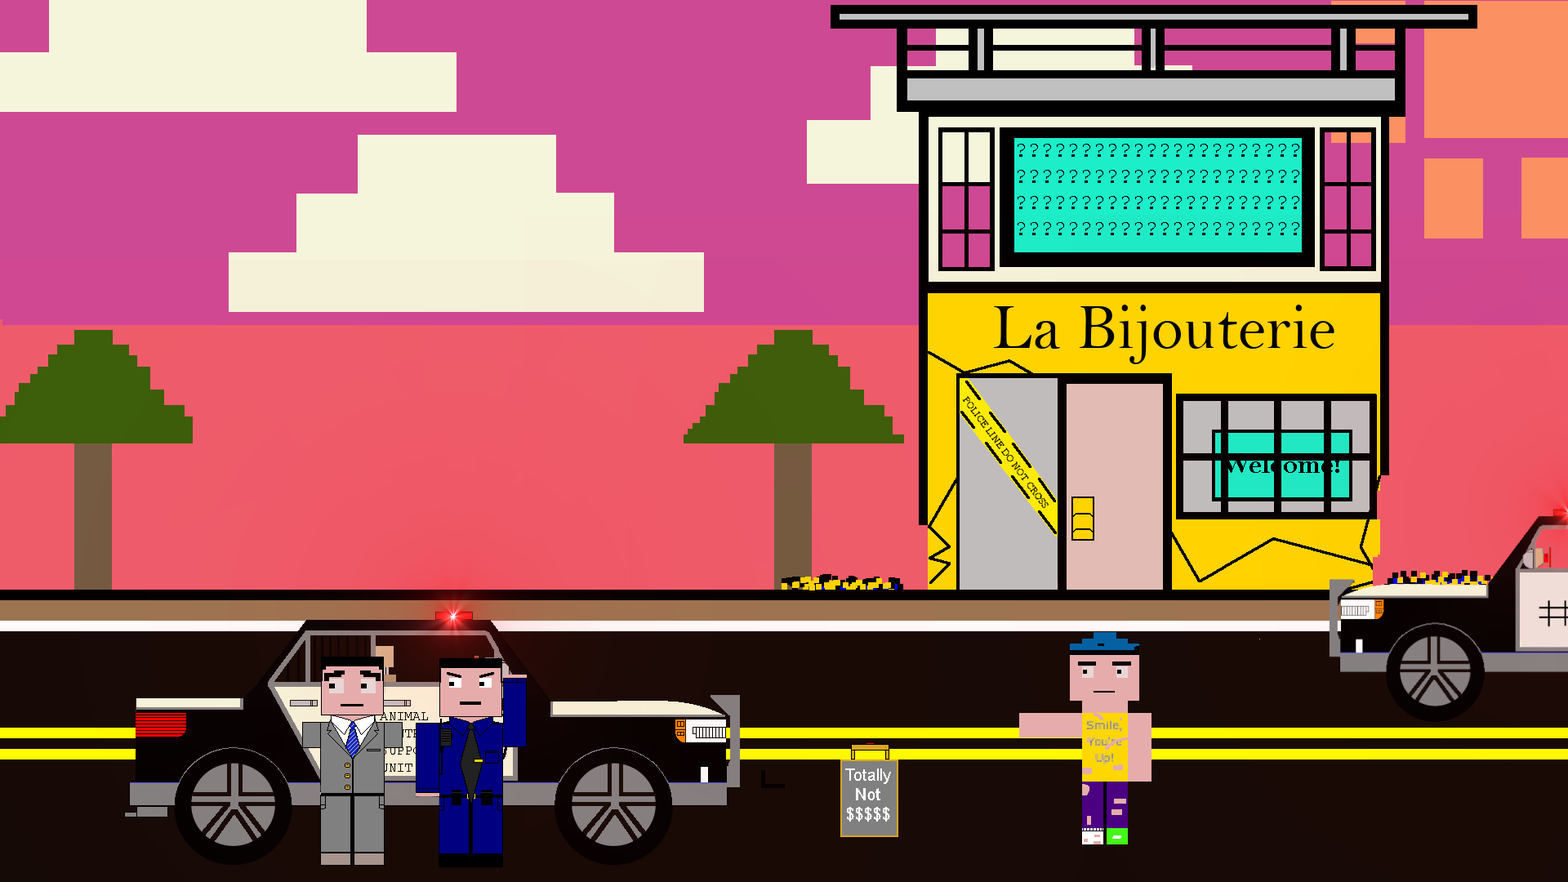
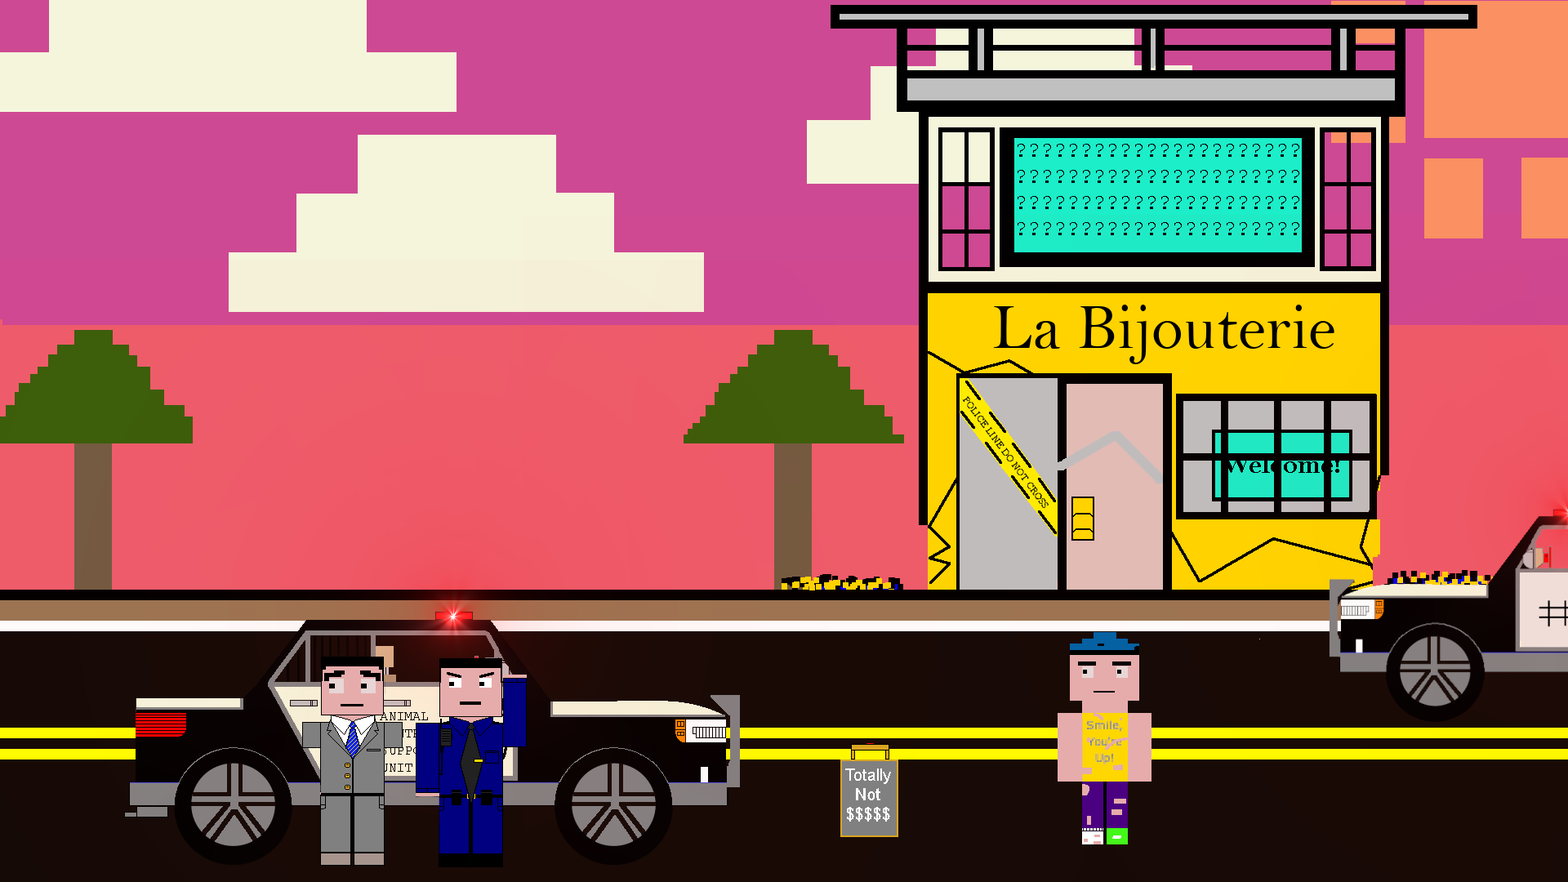
Layer changes from the first 1568 x 882 image to the second:
removed layer "arm" over [1019, 712, 1083, 739]
added layer "arm copy" above "player copy" over [1056, 712, 1083, 782]
added layer "Background copy #8" above "Background copy #7" over [761, 431, 1163, 789]
hid "Background copy #7" over [761, 431, 1163, 789]